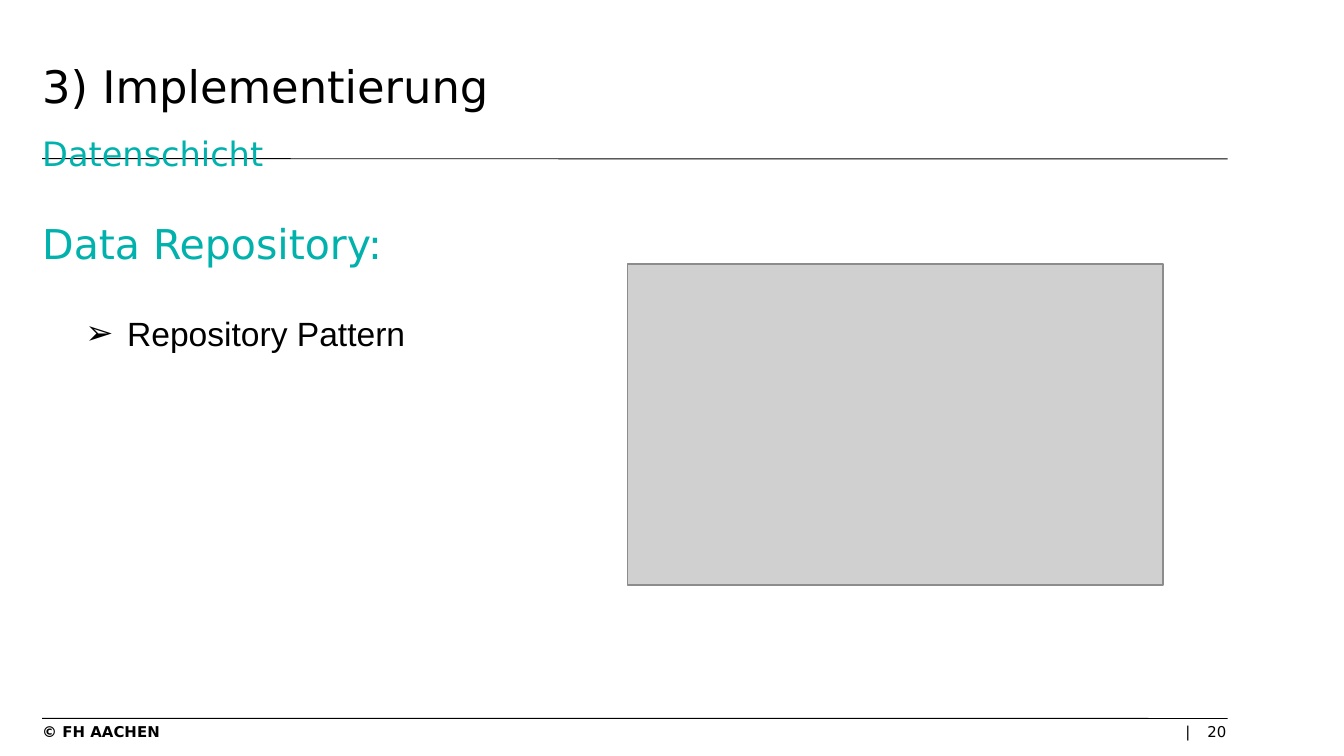
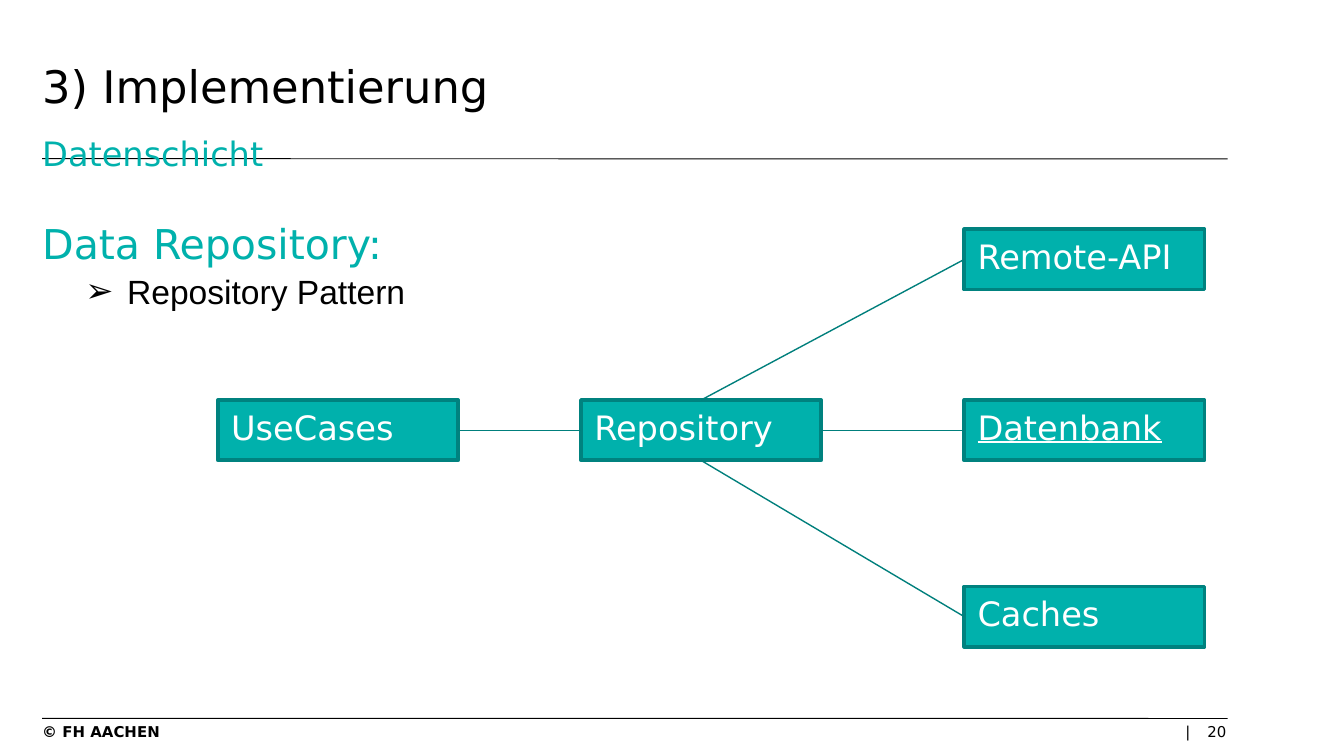
Before and after one commit to levithas/Bachelorprojekt, a slide deck: slide 20 of Dokumentation/Präsentation.pptx. Drawn at 1344x756 pixels with LibreOffice and Linux fonts; fonts in the diff are those of the drawing; grey boxes stand for pictures; background and template pictures are left out. Boxes give left, top, right and bottom in pixels: in the first picture for what was removed or moved away, otherwise in the second. Text is boxed around its words. In the diff, an @@ line names an element or a change of style, - is before the commit and + after.

Commit message:
Anpassung Folie Repository

```diff
--- a/Dokumentation/Präsentation.pptx
+++ b/Dokumentation/Präsentation.pptx
@@ rectangle added at [964,230,1204,290], fill #00B1AC, outline #00837F 2 pt, 18 pt, text #FFFFFF @@
+Remote-API
@@ text "Repository Pattern": place and size @@
-text "Repository Pattern" at [127,321,405,352]
+text "Repository Pattern" at [127,279,405,310]
@@ picture removed at [628,265,1163,586] @@
@@ line added from (702, 401) to (964, 259), #00807C 0.75 pt @@
@@ rectangle added at [218,401,458,461], fill #00B1AC, outline #00837F 2 pt, 18 pt, text #FFFFFF @@
+UseCases
@@ rectangle added at [581,401,821,461], fill #00B1AC, outline #00837F 2 pt, 18 pt, text #FFFFFF @@
+Repository
@@ rectangle added at [964,401,1204,461], fill #00B1AC, outline #00837F 2 pt, 18 pt, text #FFFFFF, underline @@
+Datenbank
@@ line added from (458, 430) to (581, 430), #00807C 0.75 pt @@
@@ line added from (821, 430) to (964, 430), #00807C 0.75 pt @@
@@ line added from (702, 461) to (964, 617), #00807C 0.75 pt @@
@@ rectangle added at [964,586,1204,646], fill #00B1AC, outline #00837F 2 pt, 18 pt, text #FFFFFF @@
+Caches
```
